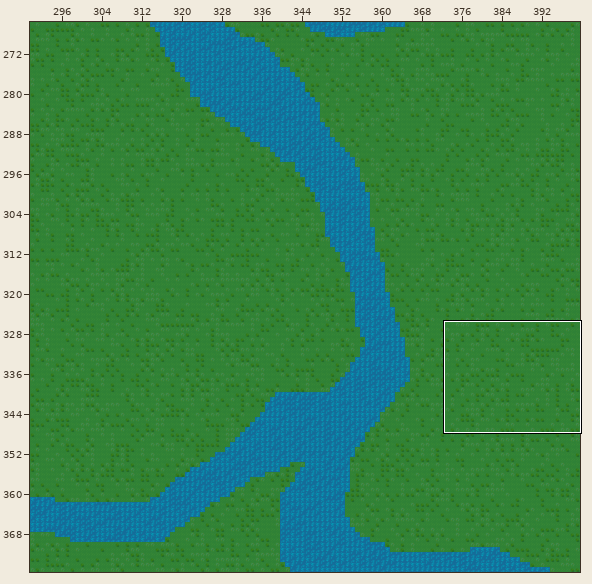
Level history. Tiled map: core/assets/RiverMap.tmx. Above: a wide view before the commit, with the close-up outlined.
Close-up. First the earlier version:
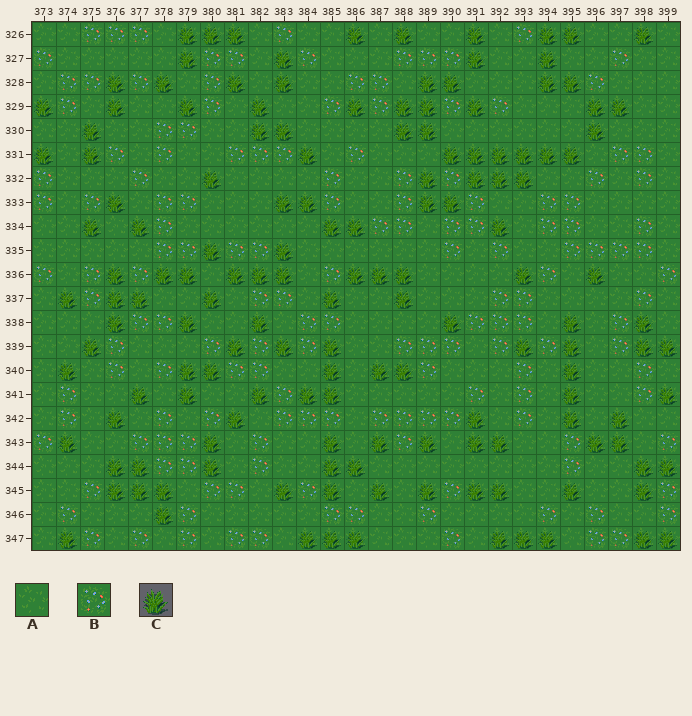
Cells are 32x32 px. Shown: x 373..399, y 326..347. The commit also changed other parts of the map, which this record leaves out.
Key: from "forest_tiles": A 0, B 1, C 45.
_ is an empty cell.
Layers that did not change in this view are not listed.
Layer "Tile Layer 1" before, first column x 373:
326 AABBBACCCABAACACAACABCCAACA
327 BAAAAACBBACBAAABBBCAACAABAA
328 ABBCBCABCACAABBACCAAACCBAAA
329 CBACAACBACAABCBCCBCBAAACCAA
330 AACAABBAACCAAAACCAAAAAACAAA
331 CACBABAABBBCABAAACCCCCCABBA
332 BAAABAACAAAABAABCBCCCAABABA
333 BABCABBAAACCBAABCCBAABBAAAA
334 AACACBAAAAAACCBBABBCABBAABA
335 AAAAABBCBBCAAAAAABABAABBBBA
336 BABCBCCACCCABCCCAAAACBACAAB
337 ACBCCAACABBACAACAAABBAAAABA
338 AAACBBCAACABBAAAACBBBACABCA
339 AACBAAABCBCBCAABBBABCBCABCC
340 ACABABCCBBAACACCBAAABACAABA
341 ABAACACAACBCCAAAAABABACAABC
342 ABACABABCABBBABBBBCABACACAA
343 BCAABBBCABAACACBCACCAABCCAB
344 AAACCBBCABAACCAAAAAAAABAACC
345 AABCCCABBACBCACACBCCAACAACB
346 ABAAACBAAAAABBAABAAAABABAAB
347 ACBABABABBACCCAAABACCCABBCC
The result:
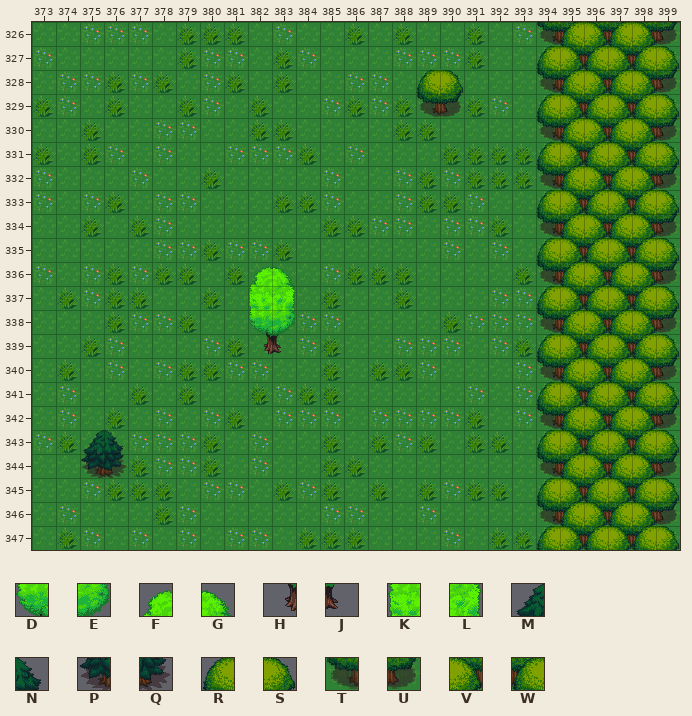
Further tiles: from "32x32_map_tile v3.1 [MARGINLES": D 276, E 277, F 278, G 279, H 299, J 300, K 301, L 302; from "forest_tiles": M 96, N 97, P 112, Q 113, R 128, S 129, T 144, U 145, V 160, W 161.
See-through tiles are keyed as they look on the map.
What changed:
Changed rows in their new state; . is an unchanged cell.
Layer "Tile Layer 1":
first column x 375:
326 ...................TWVWVU
327 ...................RVWVWS
328 ..............RS...TWVWVU
329 ..............TU...RVWVWS
330 ...................TWVWVU
331 ...................RVWVWS
332 ...................TWVWVU
333 ...................RVWVWS
334 ...................TWVWVU
335 ...................RVWVWS
336 .......FG..........TWVWVU
337 .......KL..........RVWVWS
338 .......DE..........TWVWVU
339 .......HJ..........RVWVWS
340 ...................TWVWVU
341 ...................RVWVWS
342 ...................TWVWVU
343 MN.................RVWVWS
344 PQ.................TWVWVU
345 ...................RVWVWS
346 ...................TWVWVU
347 ...................RVWVWS
Changed places in both close-ups, as pixel boxes (x1, y1, x2, y2):
changed: (536, 22, 680, 550)
changed: (416, 70, 464, 117)
changed: (248, 266, 295, 357)
changed: (81, 430, 127, 478)
